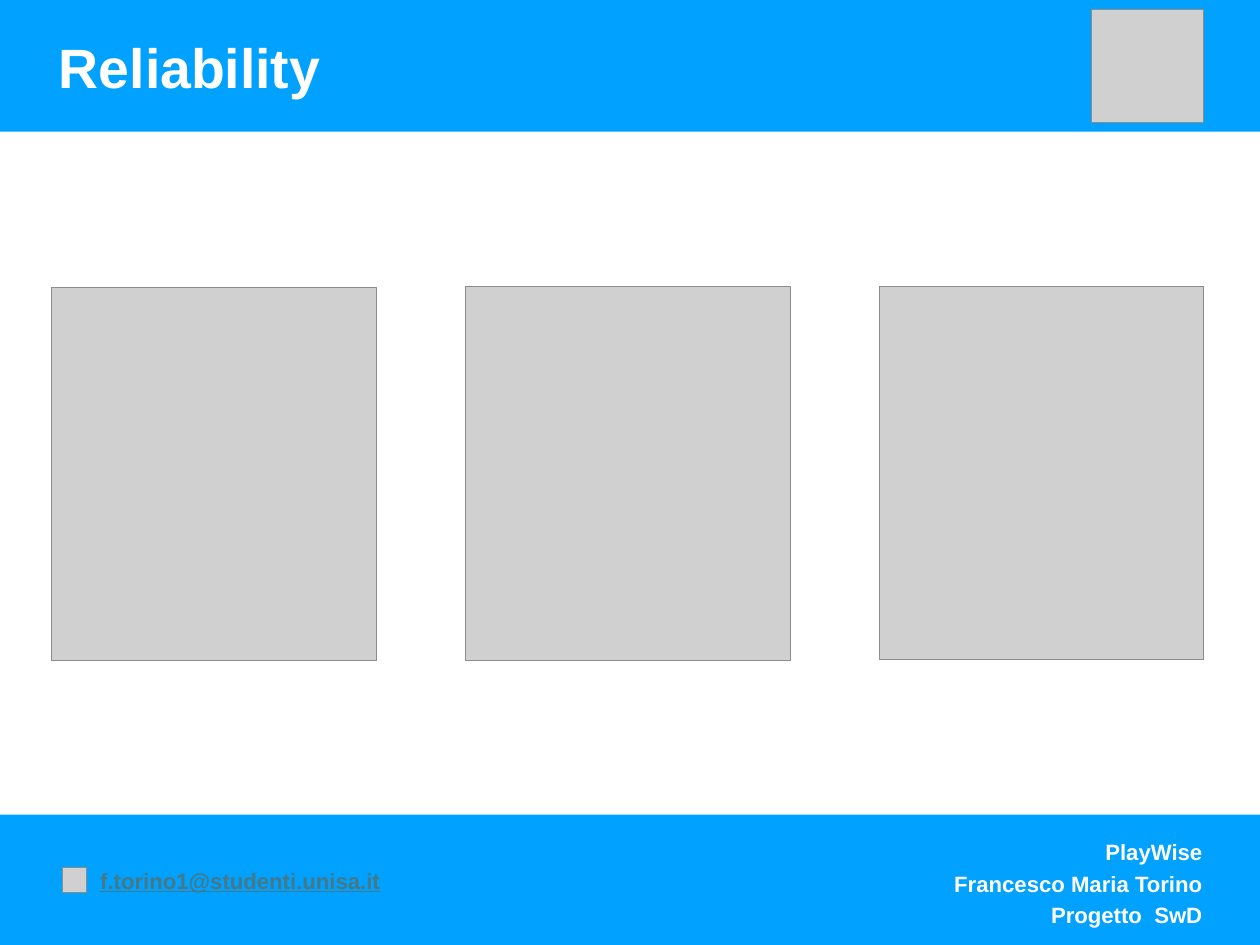
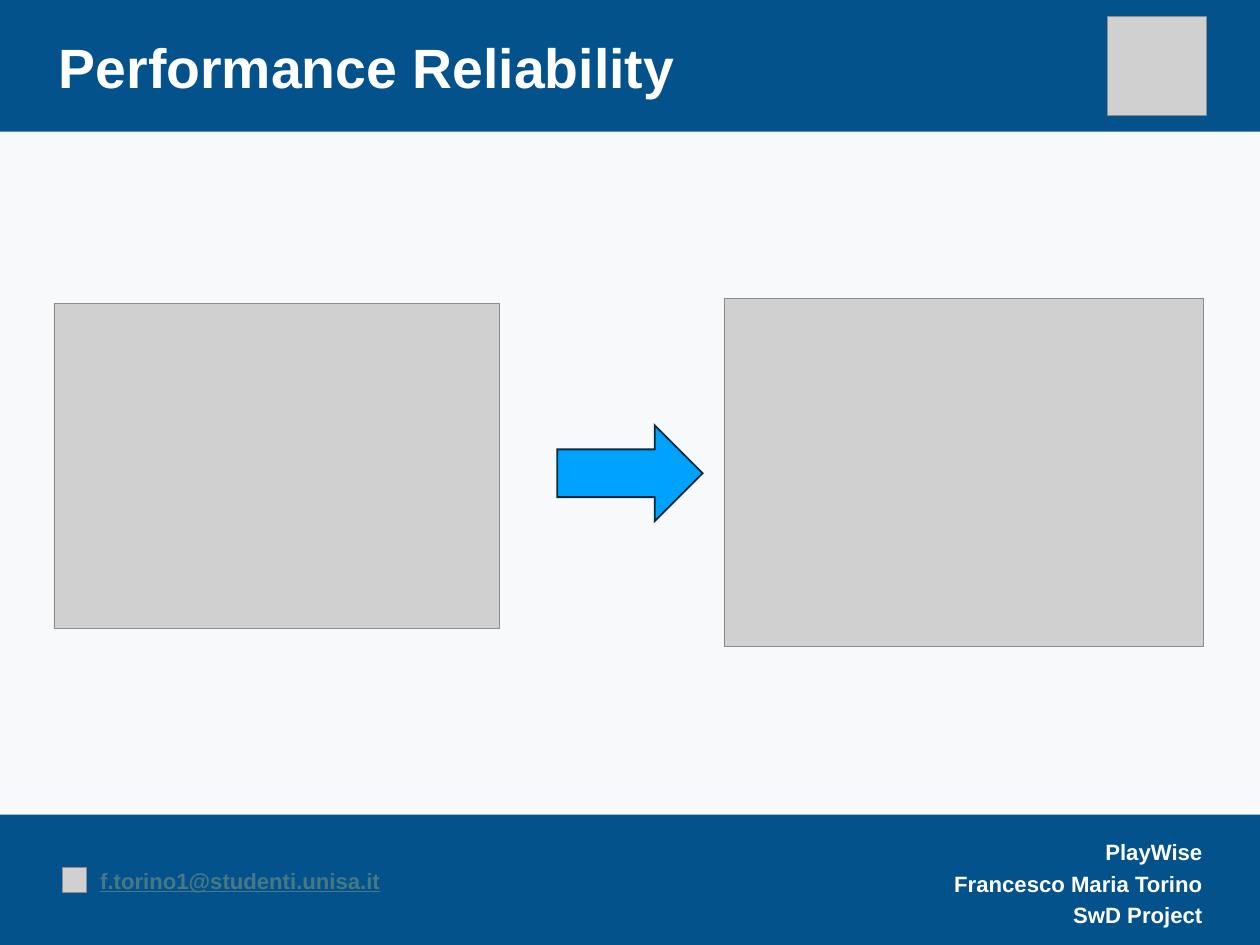
Before and after one commit to FrancescoTorino1999/PlayWiseDependability, a slide deck: slide 10 of Presentazione/Presentazione Playwise SwD.pptx (slide 4 before the commit). Drawn at 1260x945 pixels with LibreOffice and Linux fonts; fonts in the diff are those of the drawing; grey boxes stand for pictures. Boxes give left, top, right and bottom in pixels: in the first picture for what was removed or moved away, otherwise in the second. Text is boxed around its words. In the diff, an @@ line names an element or a change of style, - is before the commit and + after.

```diff
--- a/Presentazione/Presentazione Playwise SwD.pptx
+++ b/Presentazione/Presentazione Playwise SwD.pptx
@@ background #FFFFFF to #F7F9FA @@
@@ rectangle at (0,0,1260,132): fill #00A1FF to #03528C @@
@@ picture: place and size @@
-picture at (1092,10,1203,121)
+picture at (1108,17,1207,116)
@@ text at (59,48,674,98): text changed @@
-Reliability
+Performance Reliability
@@ picture removed at (465,286,790,661) @@
@@ picture: place and size @@
-picture at (879,286,1204,660)
+picture at (724,299,1204,647)
@@ picture: place and size @@
-picture at (52,288,377,661)
+picture at (54,304,500,628)
@@ down arrow added at (557,425,703,521), fill #00A2FF, outline #092A39 1.5 pt @@
@@ rectangle at (0,815,1260,945): fill #00A1FF to #03528C @@
@@ text at (1073,907,1202,928): text changed @@
-Progetto SwD
+SwD Project
```
Also in this commit, not shown: 6 other slides changed, 6 slides added, 3 other files.
